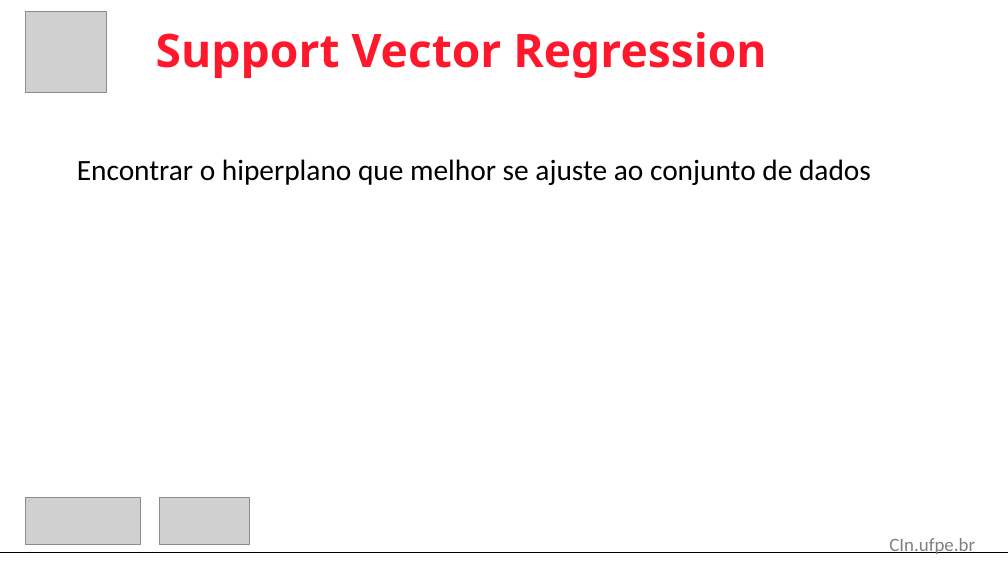
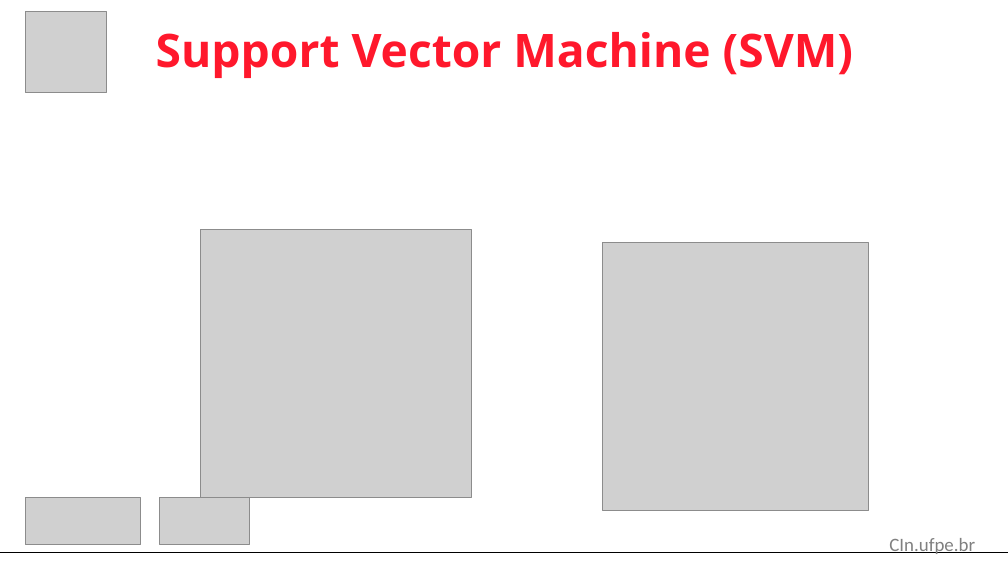
Before and after one commit to Douglast1997/TG-2020.1, a slide deck: slide 9 of Apresentação/Apresentação_TG [Autosaved].pptx. Drawn at 1008x567 pixels with LibreOffice and Linux fonts; fonts in the diff are those of the drawing; grey boxes stand for pictures. Boxes give left, top, right and bottom in pixels: in the first picture for what was removed or moved away, otherwise in the second. Text is boxed around its words. In the diff, an @@ line names an element or a change of style, - is before the commit and + after.

```diff
--- a/Apresentação/Apresentação_TG [Autosaved].pptx
+++ b/Apresentação/Apresentação_TG [Autosaved].pptx
@@ title at [156, 32, 853, 78]: text changed @@
-Support Vector Regression
+Support Vector Machine (SVM)
@@ text removed at [77, 159, 871, 185] @@
-Encontrar o hiperplano que melhor se ajuste ao conjunto de dados
@@ picture added at [200, 229, 472, 497] @@
@@ picture added at [603, 243, 868, 510] @@
```
Also in this commit, not shown: 6 other slides changed, 1 slide added, 4 other files.
